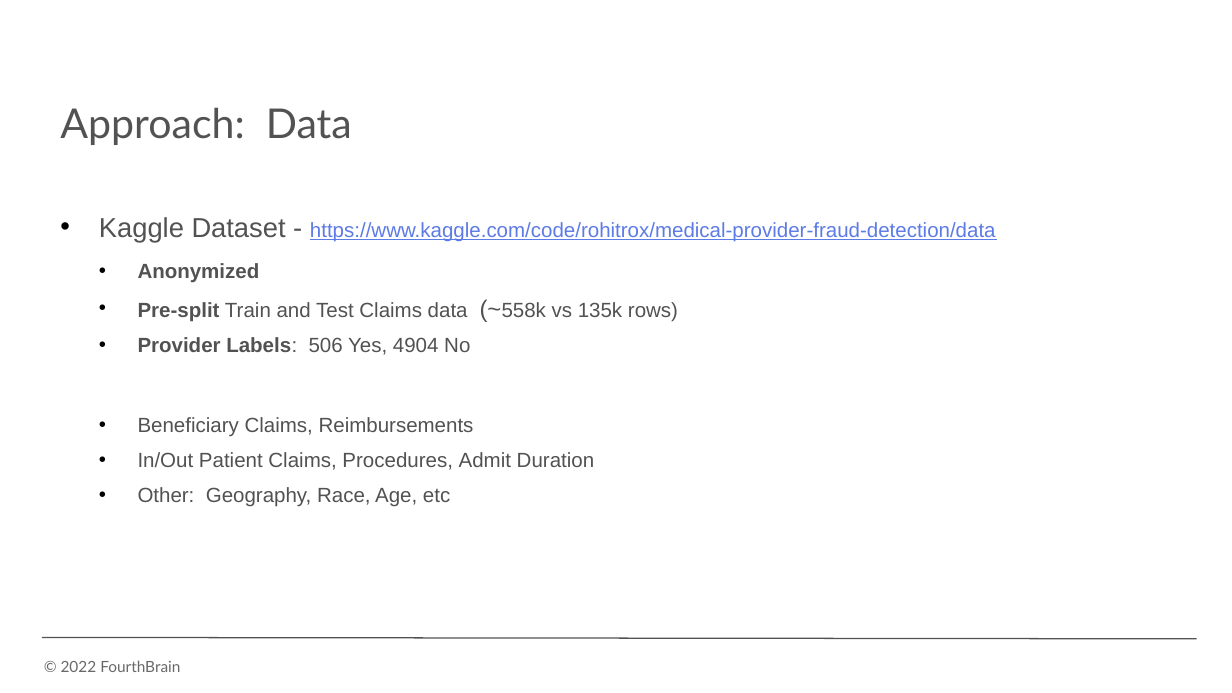
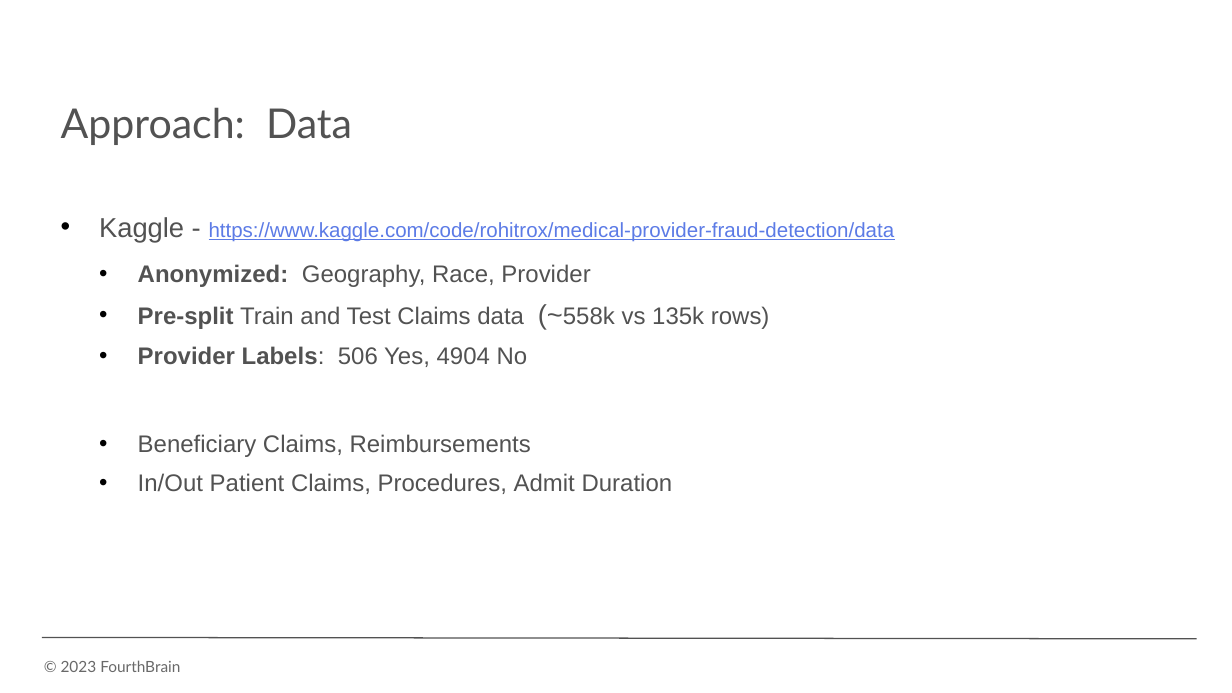
Before and after one commit to monika0603/MLE10-Capstone-Project, a slide deck: slide 8 of docs/presentation/CapstonePreso_HealthcareAnomaly.pptx (slide 10 before the commit). Drawn at 1232x693 pixels with LibreOffice and Linux fonts; fonts in the diff are those of the drawing; background and template pictures are left out. Boxes give left, top, right and bottom in pixels: in the first picture for what was removed or moved away, otherwise in the second. Text is boxed around its words. In the diff, an @@ line names an element or a change of style, - is before the commit and + after.

```diff
--- a/docs/presentation/CapstonePreso_HealthcareAnomaly.pptx
+++ b/docs/presentation/CapstonePreso_HealthcareAnomaly.pptx
@@ text at <box>99,217,895,287</box>: text changed @@
-• Kaggle Dataset - https://www.kaggle.com/code/rohitrox/medical-provider-fraud-detection/data
-• Anonymized
+• Kaggle - https://www.kaggle.com/code/rohitrox/medical-provider-fraud-detection/data
+• Anonymized: Geography, Race, Provider
@@ text at <box>138,306,770,494</box>: size 12 to 14 pt in "Pre-split Train and Test Claims data (~558k ...", "Provider Labels: 506 Yes, 4904 No", "Beneficiary Claims, Reimbursements", "In/Out Patient Claims, Procedures, Admit Duration"; size 14 to 16 pt in "(~558k"; indent changed @@
@@ text at <box>138,487,450,507</box>: paragraph removed @@
-• Other: Geography, Race, Age, etc
@@ text at <box>61,660,180,672</box>: text changed @@
-© 2022 FourthBrain
+© 2023 FourthBrain
```
Also in this commit, not shown: 25 other slides changed, 8 slides added, 5 slides removed, 7 other files.
